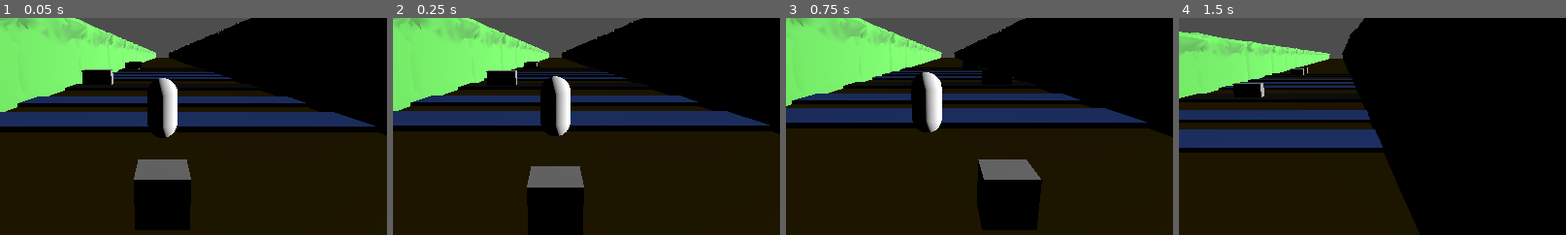
Above: before the commit, frames 1-4 (left to right).
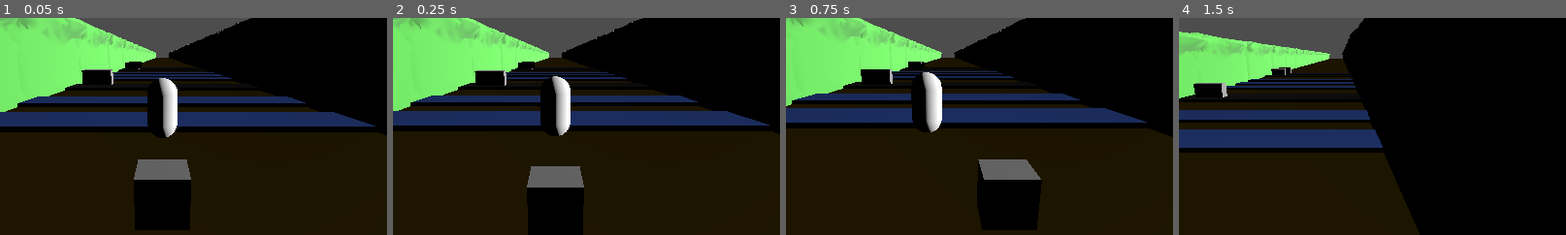
Above: after the commit, the same moments.

Repository: notadoctortired/SleepyFrog
Game: Godot game, scene res://scenes/main_scene.tscn
Same seed, same stepped clock (60 frames per second), same inputs: the game is played once before the commit and once after it.
Inputs (mouse positions are % of the whole screen's width and height, from its top left):
- Up to frame 1 (0.05 s): no input
- Up to frame 2 (0.25 s): no input
- Up to frame 3 (0.75 s): tap Enter (ui_accept) at 0.5 s; move the mouse to (72, 45) at 0.52 s; hold Right (move_right) from 0.53 s (still down); hold F from 0.53 s (still down); click (72, 45) at 0.67 s
- Up to frame 4 (1.5 s): tap Space (jump) at 0.77 s; move the mouse to (30, 55) at 1.27 s; release Right (move_right) at 1.28 s; release F at 1.28 s; hold Down (move_backward) from 1.28 s (still down); tap Q at 1.35 s
The pictures show only the part of the screen within x 29-79%, y 22-72%; the shares and areas given below are measured in that part.

Frame 1 is identical in both runs. In frame 2, 0.4% of the frame differs, in the area x 21-38%, y 20-32%; in frame 3, 0.8%; in frame 4, 1.0%, in the area x 3-34%, y 22-37%.
Error after the commit: Parse Error: Too many arguments for "new()" call. Expected at most 0 but received 2. (res://scripts/car.gd:32)

Commit message:
commit changes

Diff:
--- a/scenes/car.tscn
+++ b/scenes/car.tscn
@@ -14,6 +14,7 @@
 [node name="Car_Moving" type="RigidBody3D" parent="."]
 transform = Transform3D(-4.37114e-08, 0, -1, 0, 1, 0, 1, 0, -4.37114e-08, 0, 0, 0)
 script = ExtResource("1_c35m8")
+speed = null
 
 [node name="MeshInstance3D" type="MeshInstance3D" parent="Car_Moving"]
 transform = Transform3D(1.24923, 0, 0, 0, 1.45615, 0, 0, 0, 2.89726, 0, 0, 0)
--- a/scripts/car.gd
+++ b/scripts/car.gd
@@ -3,6 +3,7 @@
 @export var speed = 20
 var timer = 1
 var respawn = false
+var ran_speed = 1
 var origin_pos: Vector3 = Vector3.ZERO
 
 func _ready():
@@ -10,7 +11,7 @@
 
 func _integrate_forces(PhysicsDirectBodyState3D):
 	lock_rotation = 1
-	linear_velocity.x += 1
+	linear_velocity.x += ran_speed
 	print(linear_velocity.x)
 
 	if respawn:
@@ -28,3 +29,4 @@
 	if respawn:
 		position = origin_pos
 		respawn = false
+		ran_speed = RandomNumberGenerator.new(0,2)
